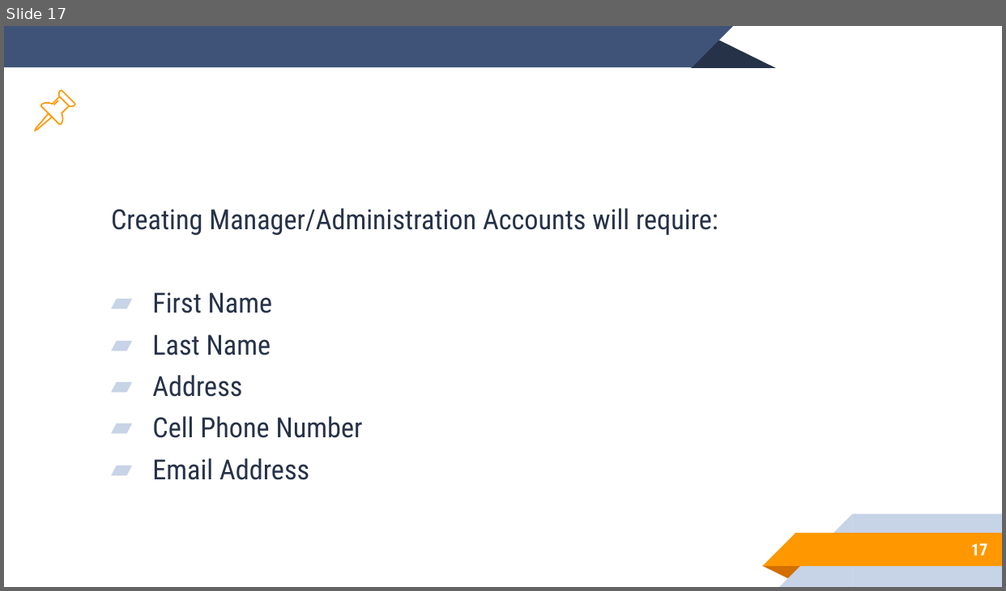
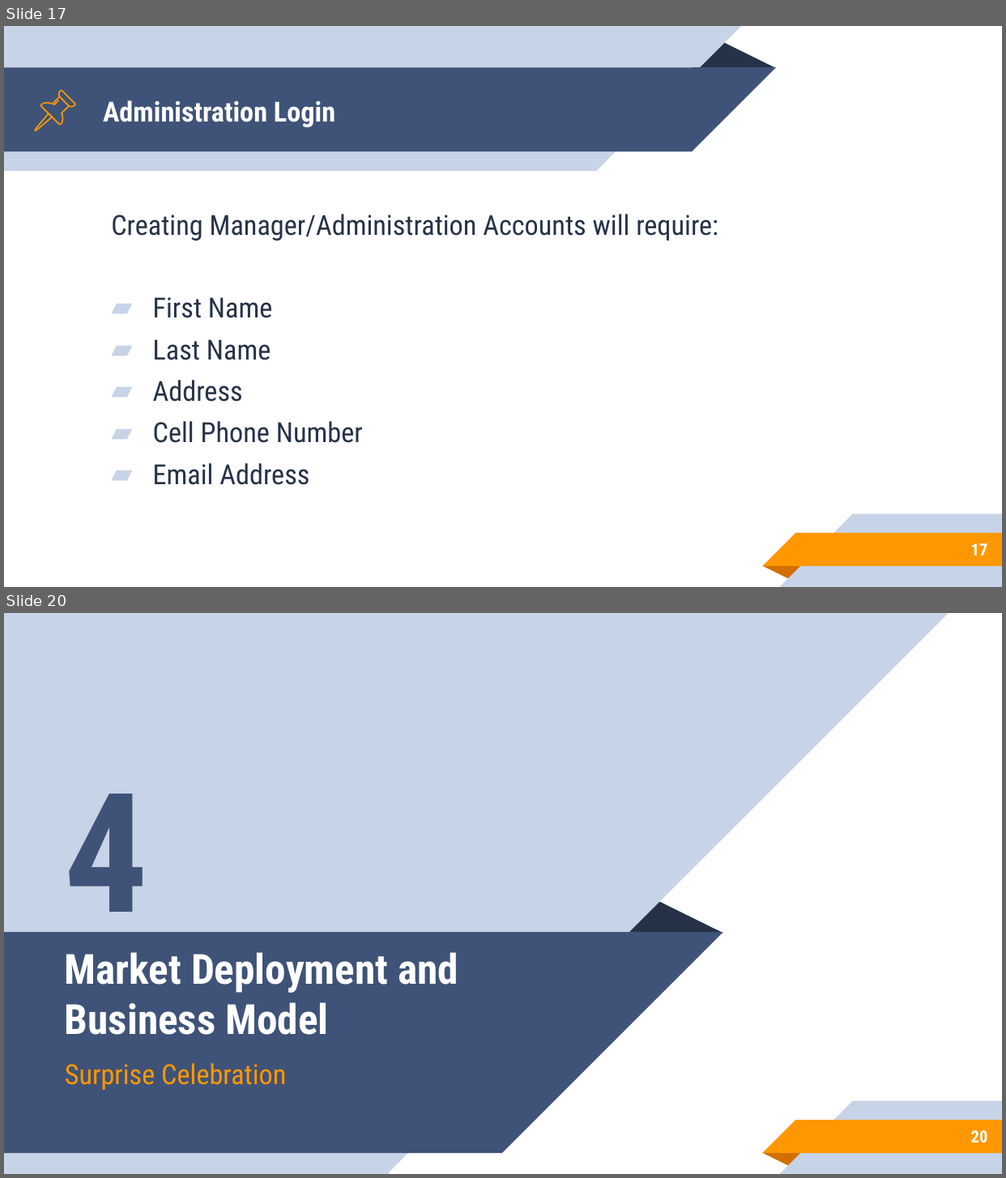
Before and after one commit to nsuspring2019cse299sec8/Group4, a slide deck: group4.pptx. Shown one above the other, each under a label of ours: slide 17 before the commit, slides 17 and 20 after it; the slides between them are not shown. The pictures are 1006x591 and 1006x1178 pixels, drawn with LibreOffice and Linux fonts; fonts in the diff are those of the drawing. Boxes give left, top, right and bottom in pixels: in the first picture for what was removed or moved away, otherwise in the second. Text is boxed around its words. In the diff, an @@ line names an element or a change of style, - is before the commit and + after.

```diff
--- a/group4.pptx
+++ b/group4.pptx
@@ slide 20 added at (4, 613, 1002, 1174), background #FFFFFF; not listed: 5 template elements that a slide beside it also shows @@
@@ rectangle added at (4, 613, 388, 1174), fill #C7D3E6 @@
@@ right triangle added at (388, 613, 949, 1173), fill #C7D3E6 @@
@@ text added at (65, 794, 149, 949), 120 pt, text #3F5378, bold @@
+4
@@ triangle added at (626, 901, 722, 932), fill #263248 @@
@@ rectangle added at (4, 932, 502, 1154), fill #3F5378 @@
@@ title added at (65, 952, 458, 1035), 30 pt, text #FFFFFF, bold @@
+Market Deployment and Business Model
@@ right triangle added at (502, 932, 723, 1154), fill #3F5378 @@
@@ subtitle added at (65, 1063, 286, 1090), 20 pt, text #FF9800 @@
+Surprise Celebration
@@ page number added at (971, 1131, 988, 1144), 12 pt, text #FFFFFF, bold @@
+20
@@ slide 17 changed as well @@
@@ rectangle added at (4, 26, 597, 171), fill #C7D3E6 @@
@@ right triangle added at (597, 26, 741, 171), fill #C7D3E6 @@
@@ rectangle at (4, 68, 692, 152): mirrored; rotation 0 to 180 degrees @@
@@ right triangle at (692, 68, 775, 152): mirrored; rotation 0 to 180 degrees @@
@@ outline redrawn in 3 elements at (35, 113, 52, 130), (59, 91, 74, 107), (41, 96, 69, 125) @@
@@ title added at (103, 101, 335, 127), 20 pt, text #FFFFFF, bold @@
+Administration Login
@@ text "Creating Manager/Administration Accounts will require:": place and size @@
-text "Creating Manager/Administration Accounts will require:" at (111, 208, 718, 480)
+text "Creating Manager/Administration Accounts will require:" at (111, 214, 718, 485)
```
Also in this commit, not shown: 16 other slides changed, 8 other slides added.
